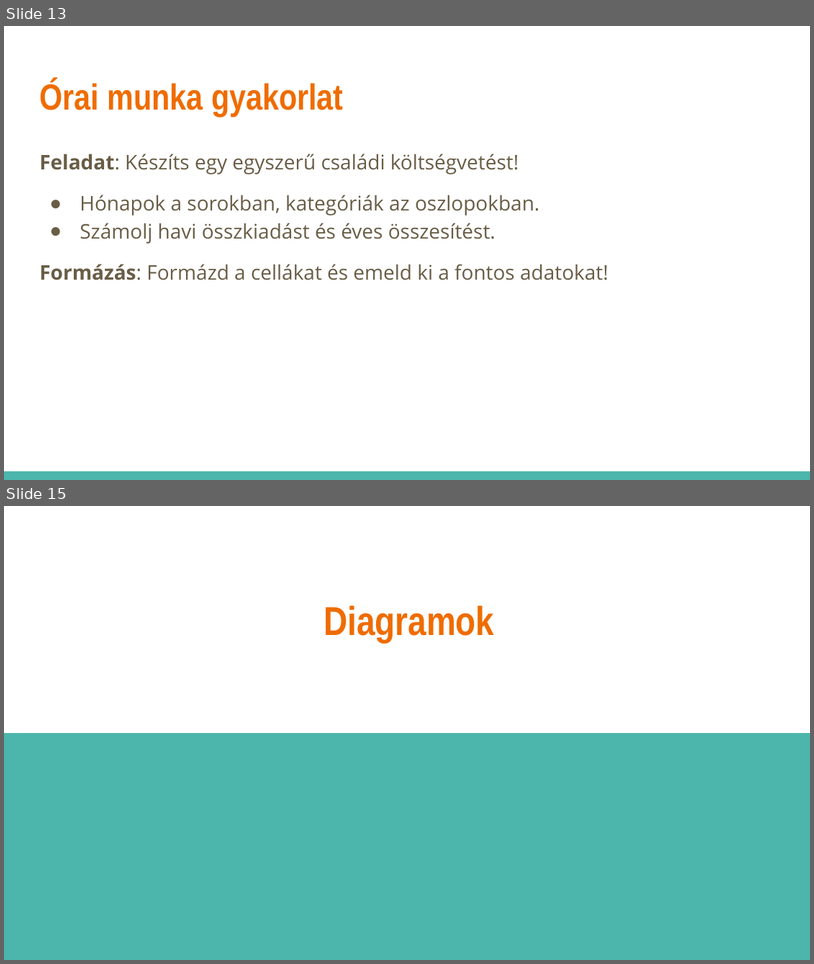
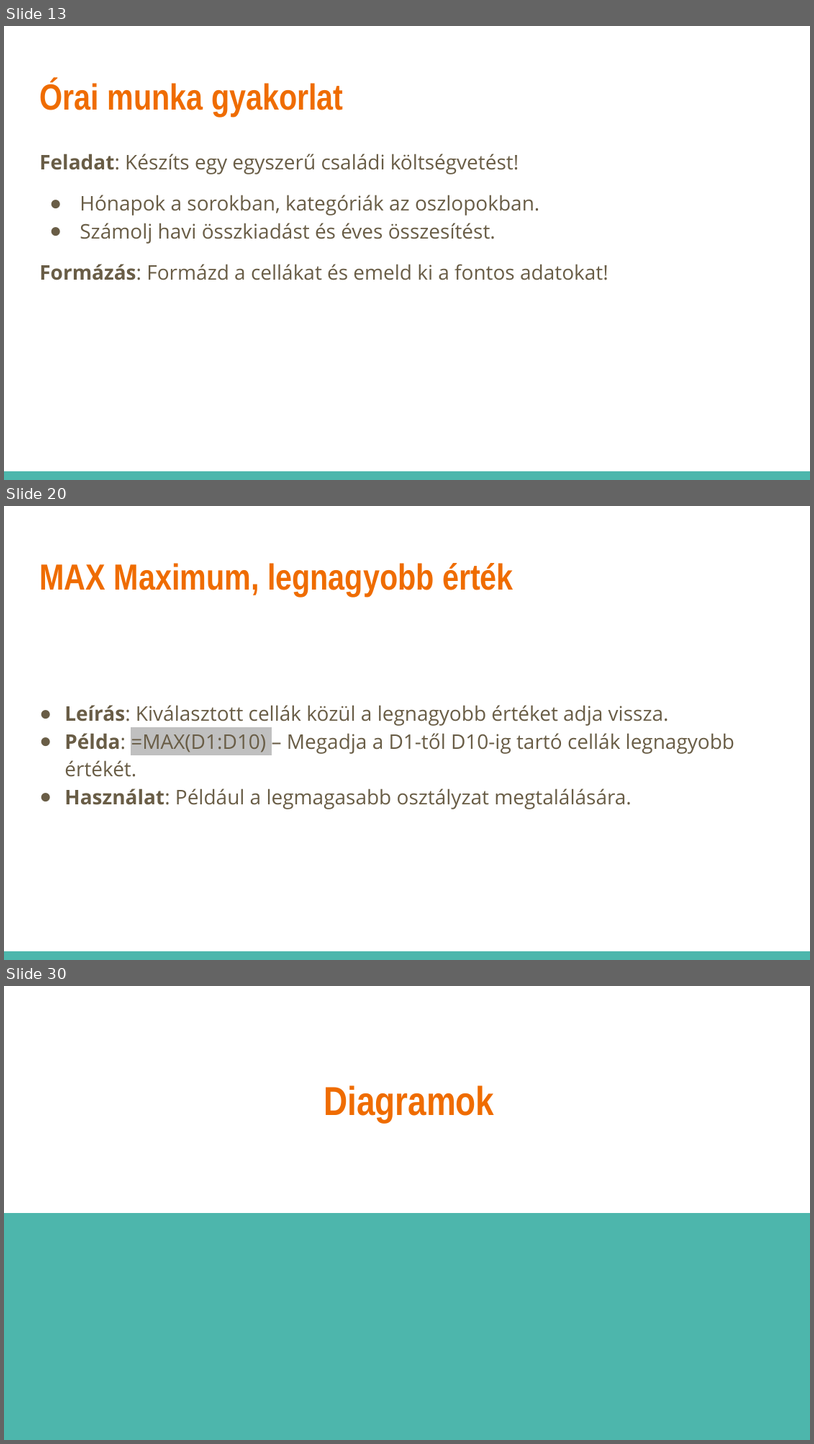
Before and after one commit to pisti72/infoka, a slide deck: excel/Táblázatkezelés.pptx. Shown one above the other, each under a label of ours: slides 13 and 15 before the commit, slides 13, 20 and 30 after it; the slides between them are not shown. The pictures are 814x964 and 814x1444 pixels, drawn with LibreOffice and Linux fonts; fonts in the diff are those of the drawing. Boxes give left, top, right and bottom in pixels: in the first picture for what was removed or moved away, otherwise in the second. Text is boxed around its words. In the diff, an @@ line names an element or a change of style, - is before the commit and + after.

```diff
--- a/excel/Táblázatkezelés.pptx
+++ b/excel/Táblázatkezelés.pptx
@@ slide 20 added at (x1=4, y1=506, x2=810, y2=960), background #FFFFFF; not listed: 1 template element that a slide beside it also shows @@
@@ title added at (x1=39, y1=563, x2=514, y2=597), 32.4 pt, text #EF6C00, bold @@
+MAX Maximum, legnagyobb érték
@@ text added at (x1=64, y1=705, x2=735, y2=809), 18 pt, text #695D46 @@
+● Leírás: Kiválasztott cellák közül a legnagyobb értéket adja vissza.
+● Példa: =MAX(D1:D10) – Megadja a D1-től D10-ig tartó cellák legnagyobb értékét.
+● Használat: Például a legmagasabb osztályzat megtalálására.
@@ what was slide 15 is now slide 30 @@
```
Also in this commit, not shown: 5 slides changed, 14 other slides added.
